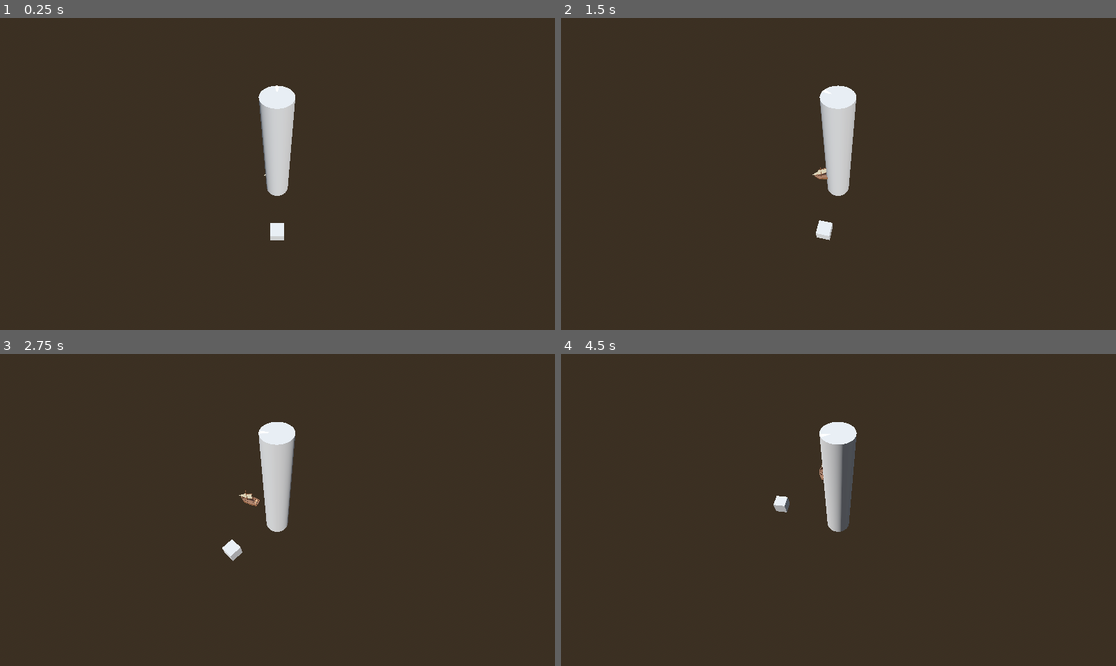
Above: before the commit, frames 1-4 (two rows, left to right).
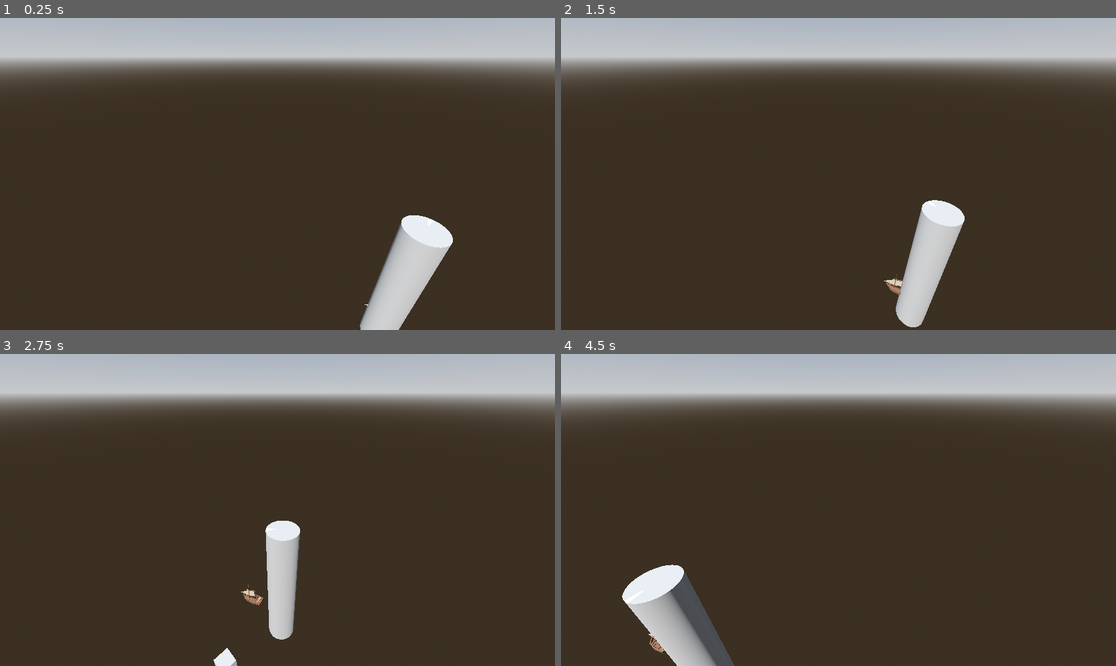
Above: after the commit, the same moments.

Repository: Yrthgze/Lighthouse
Game: Godot game, scene res://scenes/main_level.tscn
The game is run twice, just before and just after one commit, with the same random seed, the same clock (stepped at 60 frames per second) and the same inputs.
Inputs:
- Up to frame 1 (0.25 s): no input
- Up to frame 2 (1.5 s): tap Enter at 0.5 s; hold D (rotate_lighthouse_right) 0.53-1.28 s; hold Q (rotate_left) from 1.28 s (still down)
- Up to frame 3 (2.75 s): release Q (rotate_left) at 2.03 s; hold D (rotate_lighthouse_right) from 2.03 s (still down)
- Up to frame 4 (4.5 s): release D (rotate_lighthouse_right) at 3.53 s; hold Q (rotate_left) from 3.53 s (still down)

The runs differ from the first frame. In frame 1, 24% of the frame differs, in the area x 0-100%, y 0-100%; in frame 2, 24%; in frame 3, 23%; in frame 4, 25%.
Error after the commit: Invalid call. Nonexistent function 'get_real_position' in base 'Node3D (boat.gd)'. (res://scripts/camera/IsometricCamera.gd:26)

Commit message:
[TheLighthouse]: Camera following the boat at constant speed fixed

Diff:
--- a/scenes/characters/allies/boat.tscn
+++ b/scenes/characters/allies/boat.tscn
@@ -13,7 +13,6 @@
 point_count = 3
 
 [sub_resource type="BoxShape3D" id="BoxShape3D_kof5x"]
-size = Vector3(3.5431, 6.47425, 8.29735)
 
 [node name="Boat" type="Node3D"]
 script = ExtResource("1_4ct1o")
@@ -36,7 +35,6 @@
 
 [node name="CollisionShape3D" type="CollisionShape3D" parent="NavigationPath/NavigationPathFollower/CharacterBody3D"]
 transform = Transform3D(0.207026, 0, 0, 0, 0.207026, 0, 0, 0, 0.207026, -0.0258088, 0.623294, 0.00735962)
-visible = false
 shape = SubResource("BoxShape3D_kof5x")
 
 [node name="UTBoat" type="Node" parent="."]
--- a/scripts/allies/boat.gd
+++ b/scripts/allies/boat.gd
@@ -15,7 +15,7 @@
 
 func _ready():
 	nav_path_follower.progress = 0.0
-	set_target_position(Vector3(5,0, 5))
+	set_target_position(Vector3(25,0, 25))
 	rotation_speed = 1.0
 	move_speed = 0.0
 
--- a/scripts/camera/IsometricCamera.gd
+++ b/scripts/camera/IsometricCamera.gd
@@ -23,4 +23,4 @@
 		global_transform.origin = target.global_transform.origin + offset
 
 		# Makes the camera look at the position
-		look_at(target.global_transform.origin, Vector3.UP)
+		look_at(target.get_real_position(), Vector3.UP)
